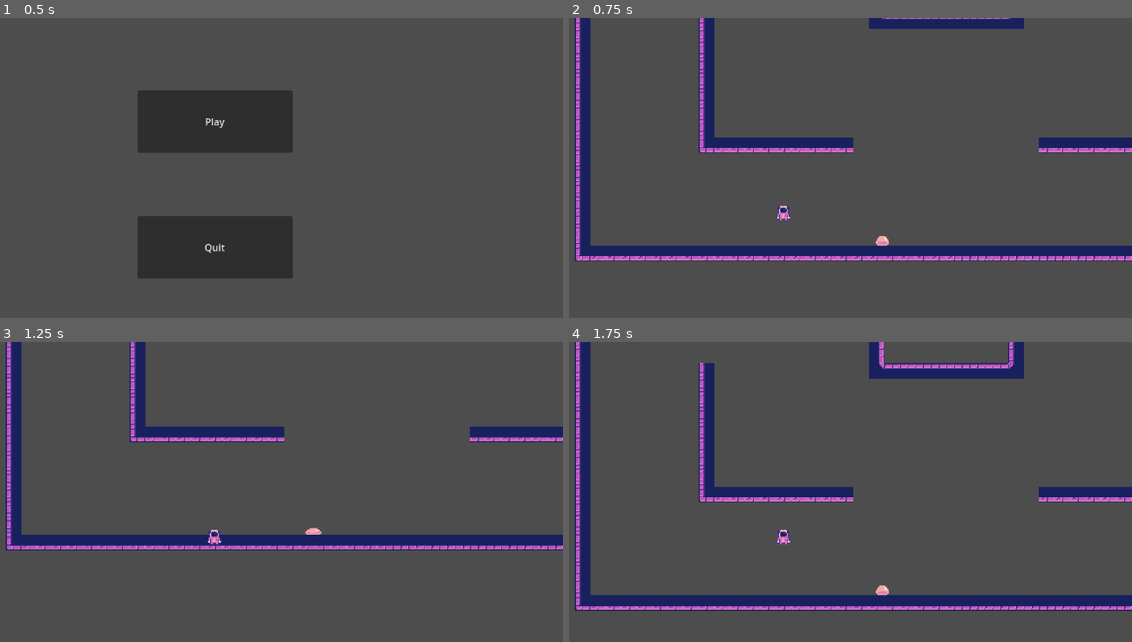
Above: before the commit, frames 1-4 (two rows, left to right).
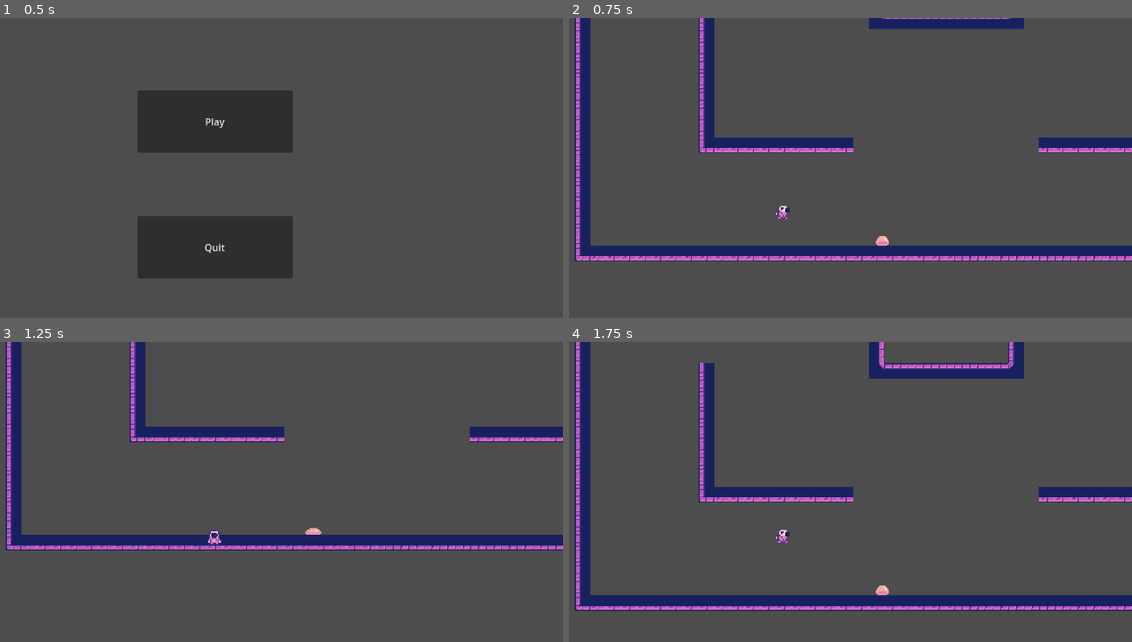
Above: after the commit, the same moments.

Repository: eeroleppalehto/Gravitas
Game: Godot game, scene res://scenes/Main.tscn
The game is run twice, just before and just after one commit, with the same random seed, the same clock (stepped at 60 frames per second) and the same inputs.
Inputs:
- Up to frame 1 (0.5 s): no input
- Up to frame 2 (0.75 s): click "Play" at 0.5 s
- Up to frame 3 (1.25 s): no input
- Up to frame 4 (1.75 s): tap Enter (ui_accept) at 1.25, 1.35, 1.52 s; hold Right (ui_right) from 1.28 s (still down)

Frame 1 is identical in both runs. In frame 2, less than 0.1% of the frame differs, in the area x 36-40%, y 62-68%; in frame 3, less than 0.1%; in frame 4, less than 0.1%.

Commit message:
Added animations
Added animations for idle standing, jumping, free fall, collecting, npc and dying.

Diff:
--- a/gravitas/scenes/player.gd
+++ b/gravitas/scenes/player.gd
@@ -3,11 +3,11 @@
 const SPEED = 300.0
 const JUMP_VELOCITY = -400.0
 const NULL_VECTOR = Vector2(0, 0)
-
+var anim
 
 func _ready() -> void:
 	Gravity.player = self
-
+	anim=get_node("AnimationPlayer")
 func _physics_process(delta: float) -> void:
 	# TODO: check if on floor and put speed to 0 instead of the current implementation
 	# Add the gravity.
@@ -21,6 +21,11 @@
 	# Handle jump.
 	if Input.is_action_just_pressed("ui_accept") and is_on_floor():
 		velocity -= Gravity.currentGravity * 0.5
+		anim.play("hyppy")
+	if velocity.y ==0:
+		anim.play("idle")
+	elif velocity.y >0:
+		anim.play("fall")
 
 	move_and_slide()
 
--- a/gravitas/scenes/player.tscn
+++ b/gravitas/scenes/player.tscn
@@ -1,12 +1,44 @@
-[gd_scene load_steps=12 format=3 uid="uid://cat83wdqdyhlq"]
+[gd_scene load_steps=38 format=3 uid="uid://cat83wdqdyhlq"]
 
 [ext_resource type="Script" path="res://scenes/player.gd" id="1_b1beh"]
-[ext_resource type="Texture2D" uid="uid://mi2ws1kehiqm" path="res://Assets/Gravitas_assets/CosmicLilac_AnimatedSpriteSheet.png" id="1_dakvx"]
+[ext_resource type="Texture2D" uid="uid://bfeh47r13kvj6" path="res://Assets/Gravitas_assets/CosmicLilac_AnimatedSpriteSheet.png" id="1_dakvx"]
 
 [sub_resource type="CapsuleShape2D" id="CapsuleShape2D_2ho7e"]
 radius = 8.0
 height = 16.0
 
+[sub_resource type="AtlasTexture" id="AtlasTexture_yq4x0"]
+atlas = ExtResource("1_dakvx")
+region = Rect2(224, 16, 16, 16)
+
+[sub_resource type="AtlasTexture" id="AtlasTexture_ddvu3"]
+atlas = ExtResource("1_dakvx")
+region = Rect2(208, 16, 16, 16)
+
+[sub_resource type="AtlasTexture" id="AtlasTexture_snly5"]
+atlas = ExtResource("1_dakvx")
+region = Rect2(192, 16, 16, 16)
+
+[sub_resource type="AtlasTexture" id="AtlasTexture_hmnvm"]
+atlas = ExtResource("1_dakvx")
+region = Rect2(176, 16, 16, 16)
+
+[sub_resource type="AtlasTexture" id="AtlasTexture_tjnvi"]
+atlas = ExtResource("1_dakvx")
+region = Rect2(160, 16, 16, 16)
+
+[sub_resource type="AtlasTexture" id="AtlasTexture_wntme"]
+atlas = ExtResource("1_dakvx")
+region = Rect2(128, 32, 16, 16)
+
+[sub_resource type="AtlasTexture" id="AtlasTexture_sxobb"]
+atlas = ExtResource("1_dakvx")
+region = Rect2(128, 96, 16, 16)
+
+[sub_resource type="AtlasTexture" id="AtlasTexture_xul04"]
+atlas = ExtResource("1_dakvx")
+region = Rect2(112, 96, 16, 16)
+
 [sub_resource type="AtlasTexture" id="AtlasTexture_m7nop"]
 atlas = ExtResource("1_dakvx")
 region = Rect2(16, 32, 16, 16)
@@ -34,11 +66,89 @@
 [sub_resource type="AtlasTexture" id="AtlasTexture_5qsob"]
 atlas = ExtResource("1_dakvx")
 region = Rect2(112, 32, 16, 16)
+
+[sub_resource type="AtlasTexture" id="AtlasTexture_vtywu"]
+atlas = ExtResource("1_dakvx")
+region = Rect2(16, 64, 16, 16)
+
+[sub_resource type="AtlasTexture" id="AtlasTexture_n7j1d"]
+atlas = ExtResource("1_dakvx")
+region = Rect2(32, 64, 16, 16)
+
+[sub_resource type="AtlasTexture" id="AtlasTexture_5cbkh"]
+atlas = ExtResource("1_dakvx")
+region = Rect2(48, 64, 16, 16)
+
+[sub_resource type="AtlasTexture" id="AtlasTexture_gu3kd"]
+atlas = ExtResource("1_dakvx")
+region = Rect2(208, 32, 16, 16)
+
+[sub_resource type="AtlasTexture" id="AtlasTexture_btxy7"]
+atlas = ExtResource("1_dakvx")
+region = Rect2(192, 32, 16, 16)
+
+[sub_resource type="AtlasTexture" id="AtlasTexture_x4wlk"]
+atlas = ExtResource("1_dakvx")
+region = Rect2(176, 32, 16, 16)
+
+[sub_resource type="AtlasTexture" id="AtlasTexture_nfleo"]
+atlas = ExtResource("1_dakvx")
+region = Rect2(160, 32, 16, 16)
+
+[sub_resource type="AtlasTexture" id="AtlasTexture_u85am"]
+atlas = ExtResource("1_dakvx")
+region = Rect2(16, 96, 16, 16)
+
+[sub_resource type="AtlasTexture" id="AtlasTexture_6sxjy"]
+atlas = ExtResource("1_dakvx")
+region = Rect2(32, 96, 16, 16)
+
+[sub_resource type="AtlasTexture" id="AtlasTexture_uqyt6"]
+atlas = ExtResource("1_dakvx")
+region = Rect2(48, 96, 16, 16)
+
+[sub_resource type="AtlasTexture" id="AtlasTexture_wo1bb"]
+atlas = ExtResource("1_dakvx")
+region = Rect2(64, 96, 16, 16)
 
 [sub_resource type="SpriteFrames" id="SpriteFrames_2f170"]
 animations = [{
 "frames": [{
 "duration": 1.0,
+"texture": SubResource("AtlasTexture_yq4x0")
+}, {
+"duration": 1.0,
+"texture": SubResource("AtlasTexture_ddvu3")
+}, {
+"duration": 1.0,
+"texture": SubResource("AtlasTexture_snly5")
+}, {
+"duration": 1.0,
+"texture": SubResource("AtlasTexture_hmnvm")
+}, {
+"duration": 1.0,
+"texture": SubResource("AtlasTexture_tjnvi")
+}, {
+"duration": 1.0,
+"texture": SubResource("AtlasTexture_wntme")
+}],
+"loop": true,
+"name": &"blop",
+"speed": 5.0
+}, {
+"frames": [{
+"duration": 1.0,
+"texture": SubResource("AtlasTexture_sxobb")
+}, {
+"duration": 1.0,
+"texture": SubResource("AtlasTexture_xul04")
+}],
+"loop": true,
+"name": &"collect",
+"speed": 5.0
+}, {
+"frames": [{
+"duration": 1.0,
 "texture": SubResource("AtlasTexture_m7nop")
 }, {
 "duration": 1.0,
@@ -62,7 +172,204 @@
 "loop": true,
 "name": &"default",
 "speed": 5.0
+}, {
+"frames": [{
+"duration": 1.0,
+"texture": SubResource("AtlasTexture_vtywu")
+}, {
+"duration": 1.0,
+"texture": SubResource("AtlasTexture_n7j1d")
+}, {
+"duration": 1.0,
+"texture": SubResource("AtlasTexture_5cbkh")
+}],
+"loop": true,
+"name": &"hyppy",
+"speed": 5.0
+}, {
+"frames": [{
+"duration": 1.0,
+"texture": SubResource("AtlasTexture_gu3kd")
+}, {
+"duration": 1.0,
+"texture": SubResource("AtlasTexture_btxy7")
+}, {
+"duration": 1.0,
+"texture": SubResource("AtlasTexture_x4wlk")
+}, {
+"duration": 1.0,
+"texture": SubResource("AtlasTexture_nfleo")
+}],
+"loop": true,
+"name": &"npc1",
+"speed": 5.0
+}, {
+"frames": [{
+"duration": 1.0,
+"texture": SubResource("AtlasTexture_u85am")
+}, {
+"duration": 1.0,
+"texture": SubResource("AtlasTexture_6sxjy")
+}, {
+"duration": 1.0,
+"texture": SubResource("AtlasTexture_uqyt6")
+}, {
+"duration": 1.0,
+"texture": SubResource("AtlasTexture_wo1bb")
+}],
+"loop": true,
+"name": &"rip",
+"speed": 5.0
 }]
+
+[sub_resource type="Animation" id="Animation_egajn"]
+length = 0.001
+tracks/0/type = "value"
+tracks/0/imported = false
+tracks/0/enabled = true
+tracks/0/path = NodePath("AnimatedSprite2D:animation")
+tracks/0/interp = 1
+tracks/0/loop_wrap = true
+tracks/0/keys = {
+"times": PackedFloat32Array(0),
+"transitions": PackedFloat32Array(1),
+"update": 1,
+"values": [&"hyppy"]
+}
+tracks/1/type = "value"
+tracks/1/imported = false
+tracks/1/enabled = true
+tracks/1/path = NodePath("AnimatedSprite2D:frame")
+tracks/1/interp = 1
+tracks/1/loop_wrap = true
+tracks/1/keys = {
+"times": PackedFloat32Array(0),
+"transitions": PackedFloat32Array(1),
+"update": 1,
+"values": [0]
+}
+
+[sub_resource type="Animation" id="Animation_r4a2m"]
+resource_name = "blob"
+length = 0.8
+tracks/0/type = "value"
+tracks/0/imported = false
+tracks/0/enabled = true
+tracks/0/path = NodePath("AnimatedSprite2D:animation")
+tracks/0/interp = 1
+tracks/0/loop_wrap = true
+tracks/0/keys = {
+"times": PackedFloat32Array(0),
+"transitions": PackedFloat32Array(1),
+"update": 1,
+"values": [&"blop"]
+}
+tracks/1/type = "value"
+tracks/1/imported = false
+tracks/1/enabled = true
+tracks/1/path = NodePath("AnimatedSprite2D:frame")
+tracks/1/interp = 1
+tracks/1/loop_wrap = true
+tracks/1/keys = {
+"times": PackedFloat32Array(0, 0.2, 0.4, 0.6, 0.8),
+"transitions": PackedFloat32Array(1, 1, 1, 1, 1),
+"update": 1,
+"values": [0, 1, 2, 3, 4]
+}
+
+[sub_resource type="Animation" id="Animation_lrbhv"]
+resource_name = "fall"
+tracks/0/type = "value"
+tracks/0/imported = false
+tracks/0/enabled = true
+tracks/0/path = NodePath("AnimatedSprite2D:animation")
+tracks/0/interp = 1
+tracks/0/loop_wrap = true
+tracks/0/keys = {
+"times": PackedFloat32Array(0),
+"transitions": PackedFloat32Array(1),
+"update": 1,
+"values": [&"hyppy"]
+}
+tracks/1/type = "value"
+tracks/1/imported = false
+tracks/1/enabled = true
+tracks/1/path = NodePath("AnimatedSprite2D:frame")
+tracks/1/interp = 1
+tracks/1/loop_wrap = true
+tracks/1/keys = {
+"times": PackedFloat32Array(0),
+"transitions": PackedFloat32Array(1),
+"update": 1,
+"values": [2]
+}
+
+[sub_resource type="Animation" id="Animation_5d5ct"]
+resource_name = "hyppy"
+length = 0.5
+tracks/0/type = "value"
+tracks/0/imported = false
+tracks/0/enabled = true
+tracks/0/path = NodePath("AnimatedSprite2D:animation")
+tracks/0/interp = 1
+tracks/0/loop_wrap = true
+tracks/0/keys = {
+"times": PackedFloat32Array(0),
+"transitions": PackedFloat32Array(1),
+"update": 1,
+"values": [&"hyppy"]
+}
+tracks/1/type = "value"
+tracks/1/imported = false
+tracks/1/enabled = true
+tracks/1/path = NodePath("AnimatedSprite2D:frame")
+tracks/1/interp = 1
+tracks/1/loop_wrap = true
+tracks/1/keys = {
+"times": PackedFloat32Array(0),
+"transitions": PackedFloat32Array(1),
+"update": 1,
+"values": [2]
+}
+
+[sub_resource type="Animation" id="Animation_osois"]
+resource_name = "idle"
+length = 0.8
+tracks/0/type = "value"
+tracks/0/imported = false
+tracks/0/enabled = true
+tracks/0/path = NodePath("AnimatedSprite2D:animation")
+tracks/0/interp = 1
+tracks/0/loop_wrap = true
+tracks/0/keys = {
+"times": PackedFloat32Array(0),
+"transitions": PackedFloat32Array(1),
+"update": 1,
+"values": [&"default"]
+}
+tracks/1/type = "value"
+tracks/1/imported = false
+tracks/1/enabled = true
+tracks/1/path = NodePath("AnimatedSprite2D:frame")
+tracks/1/interp = 1
+tracks/1/loop_wrap = true
+tracks/1/keys = {
+"times": PackedFloat32Array(0, 0.1, 0.2, 0.3, 0.4, 0.5, 0.6, 0.7),
+"transitions": PackedFloat32Array(1, 1, 1, 1, 1, 1, 1, 1),
+"update": 1,
+"values": [0, 1, 1, 3, 4, 5, 5, 6]
+}
+
+[sub_resource type="AnimationLibrary" id="AnimationLibrary_repnh"]
+_data = {
+"RESET": SubResource("Animation_egajn"),
+"blob": SubResource("Animation_r4a2m"),
+"fall": SubResource("Animation_lrbhv"),
+"hyppy": SubResource("Animation_5d5ct"),
+"idle": SubResource("Animation_osois")
+}
+
+[sub_resource type="AnimationNodeBlendTree" id="AnimationNodeBlendTree_t13ri"]
 
 [node name="Player" type="CharacterBody2D"]
 script = ExtResource("1_b1beh")
@@ -73,7 +380,17 @@
 [node name="AnimatedSprite2D" type="AnimatedSprite2D" parent="."]
 position = Vector2(0, -1)
 sprite_frames = SubResource("SpriteFrames_2f170")
-frame_progress = 0.506998
+animation = &"hyppy"
 
 [node name="Camera2D" type="Camera2D" parent="."]
 zoom = Vector2(1.6, 1.6)
+
+[node name="AnimationPlayer" type="AnimationPlayer" parent="."]
+libraries = {
+"": SubResource("AnimationLibrary_repnh")
+}
+
+[node name="AnimationTree" type="AnimationTree" parent="."]
+tree_root = SubResource("AnimationNodeBlendTree_t13ri")
+advance_expression_base_node = NodePath("")
+anim_player = NodePath("../AnimationPlayer")
